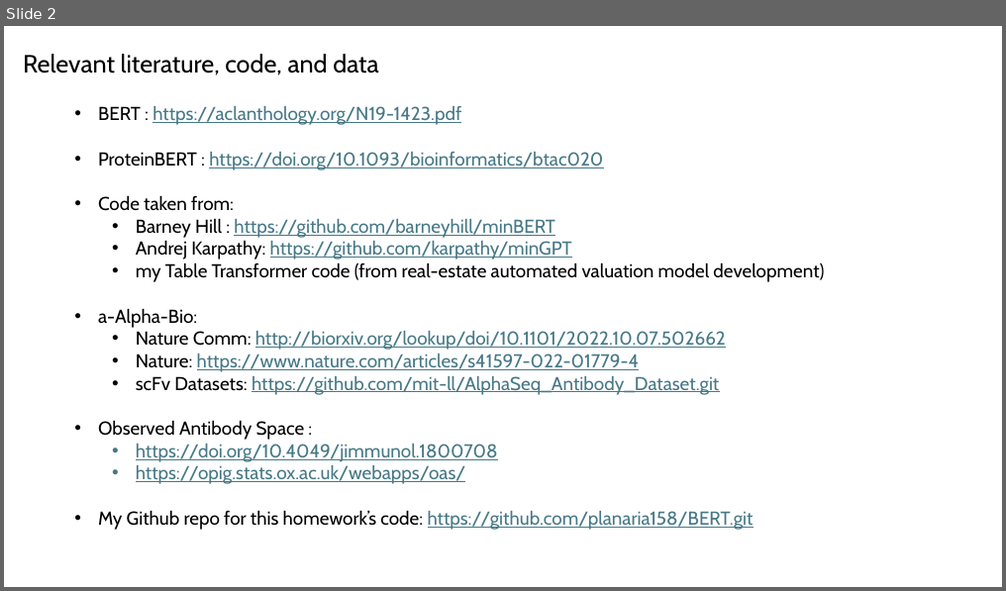
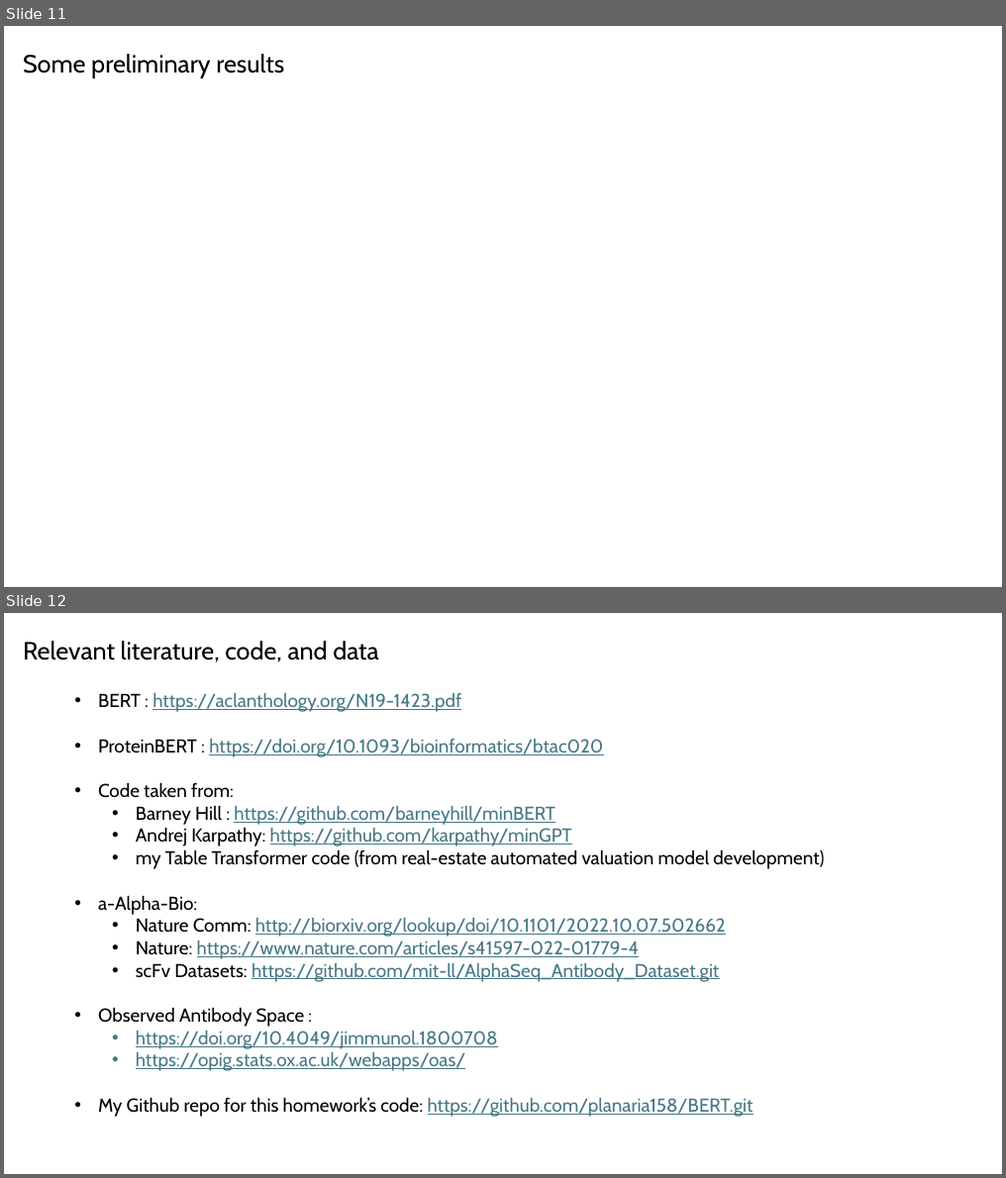
Before and after one commit to planaria158/BERT-antibody-antigen-binding-energy, a slide deck: Homework-aAlphaBio.pptx. Shown one above the other, each under a label of ours: slide 2 before the commit, slides 11 and 12 after it. The pictures are 1006x591 and 1006x1178 pixels, drawn with LibreOffice and Linux fonts; fonts in the diff are those of the drawing. Boxes give left, top, right and bottom in pixels: in the first picture for what was removed or moved away, otherwise in the second. Text is boxed around its words. In the diff, an @@ line names an element or a change of style, - is before the commit and + after.

```diff
--- a/Homework-aAlphaBio.pptx
+++ b/Homework-aAlphaBio.pptx
@@ slide 11 added at (4, 26, 1002, 587), background #FFFFFF @@
@@ text added at (23, 54, 284, 78), 24 pt, text #000000 @@
+Some preliminary results
@@ what was slide 2 is now slide 12 @@
```
Also in this commit, not shown: 3 slides changed, 8 other slides added, 1 slide removed.
